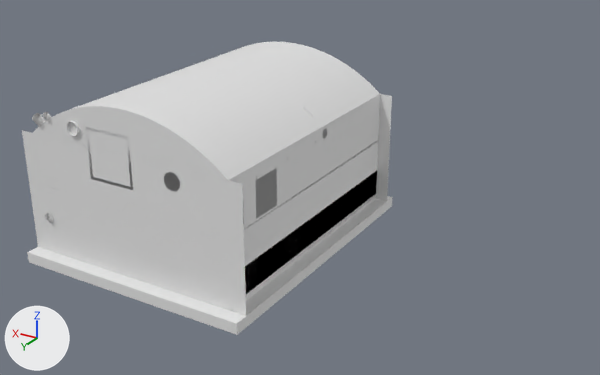
An edit to the FBX model Assets/Models/Bunker/Bunker_Room.fbx, drawn before and after from the same camera.
The view is the same before and after, from a 50 mm camera at (-8.89, 10.57, 6.84) aimed at (-2.14, -0.68, 1.21). Every picture has the same lights, and +X, +Y and +Z are marked at lower left. The picture after the commit comes second. Where no turn or scale is listed for an object, it has been applied to the vertices. Vertices at exactly the same position are counted once.

Names of what the first picture shows: 'Bunker_Room'.
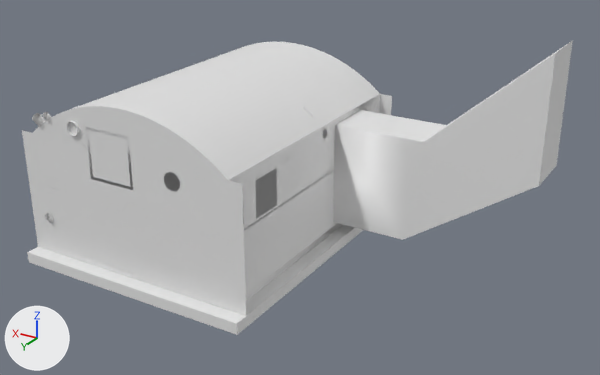
Location of each change, [x1, y1, x2, y2] in pixels of the pictures (600 x 375 px):
'Bunker_Room', reshaped (48% wider)
    before: [22, 42, 393, 335]
    after: [22, 40, 573, 335]
part 1 of me_bunker_room_001, added
    after: [229, 40, 573, 294]

The edits, one by one:
Material 'BK_Daylight' (mat_bk_daylight) is new.
Its base color is (0.8, 0.8, 0.8) (white #e7e7e7).
me_bunker_room_001 is used by ob_bunker_room; location (0.0, 0.0, 0.0).
me_bunker_room_001 had 24723 vertices, 23939 faces and spanned x -2.55..1.95, y -3.65..1.85, z -0.2..2.95.
me_bunker_room_001 now has 25738 vertices, 24860 faces and spans x -5.94..1.95, y -3.65..1.85, z -0.2..3.84.
me_bunker_room_001 part 1: 200 vertices added at x -5.94..-2.27, y -3.4..-1.6, z 0.0..3.84.
Other edits to the shape of me_bunker_room_001 do not show in these pictures.
me_bunker_room_001 gains material mat_bk_daylight (white #e7e7e7).
